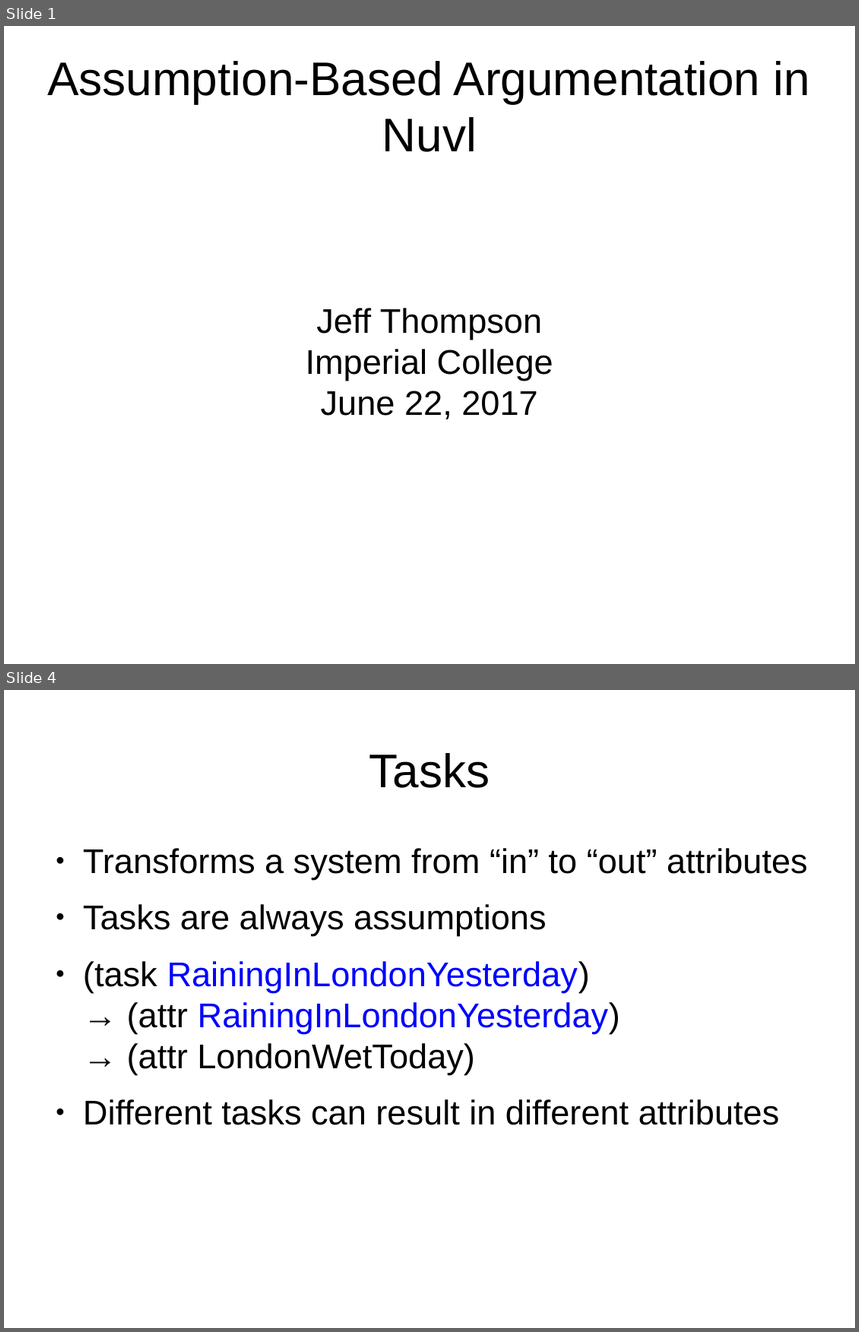
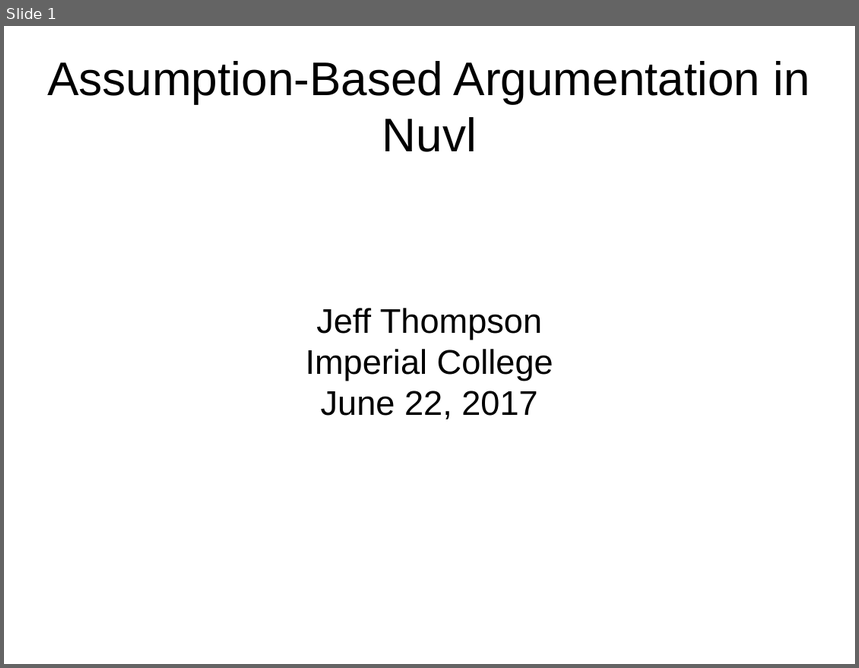
Before and after one commit to jefft0/nuvlworld, a slide deck: doc/Argumentation in Nuvl.odp. Shown one above the other, each under a label of ours: slides 1 and 4 before the commit, slide 1 after it; the slides between them are not shown. The pictures are 859x1332 and 859x668 pixels, drawn with LibreOffice and Linux fonts; fonts in the diff are those of the drawing. Boxes give left, top, right and bottom in pixels: in the first picture for what was removed or moved away, otherwise in the second. Text is boxed around its words. In the diff, an @@ line names an element or a change of style, - is before the commit and + after.

```diff
--- a/doc/Argumentation in Nuvl.odp
+++ b/doc/Argumentation in Nuvl.odp
@@ slide 4 removed at box(4, 690, 855, 1328), background #FFFFFF @@
@@ title removed at box(370, 753, 490, 788) @@
-Tasks
@@ text removed at box(83, 848, 808, 1125) @@
-● Transforms a system from “in” to “out” attributes
-● Tasks are always assumptions
-● (task RainingInLondonYesterday)
-  → (attr RainingInLondonYesterday)
-  → (attr LondonWetToday)
-● Different tasks can result in different attributes
```
Also in this commit, not shown: 3 slides changed, 8 slides added, 3 other slides removed.
